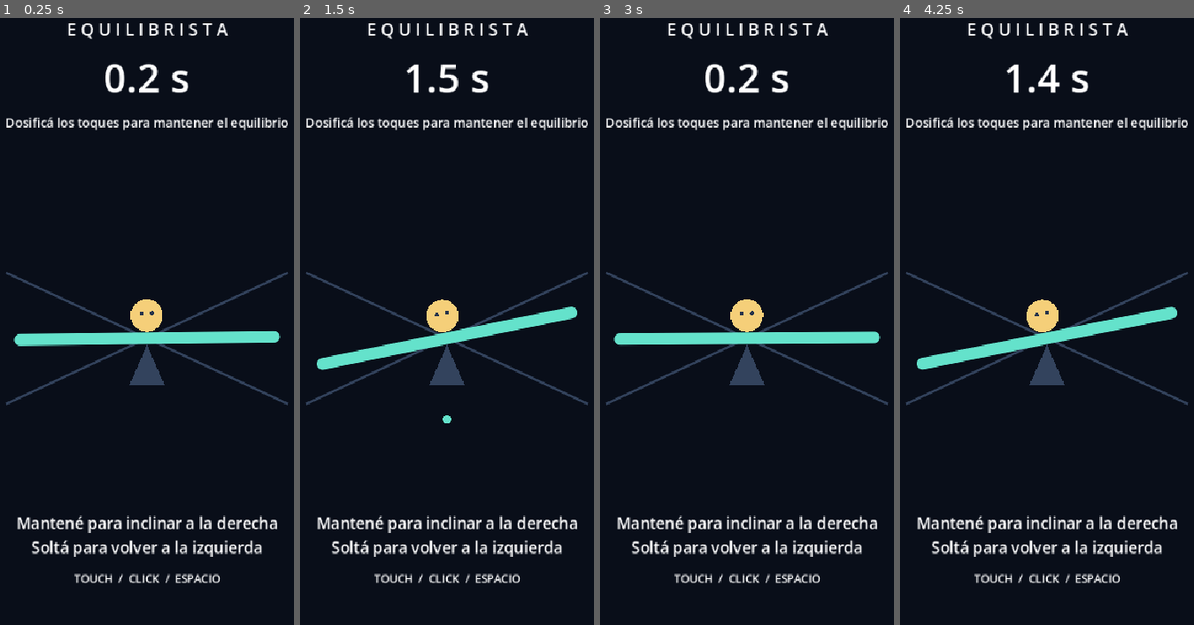
Above: before the commit, frames 1-4 (left to right).
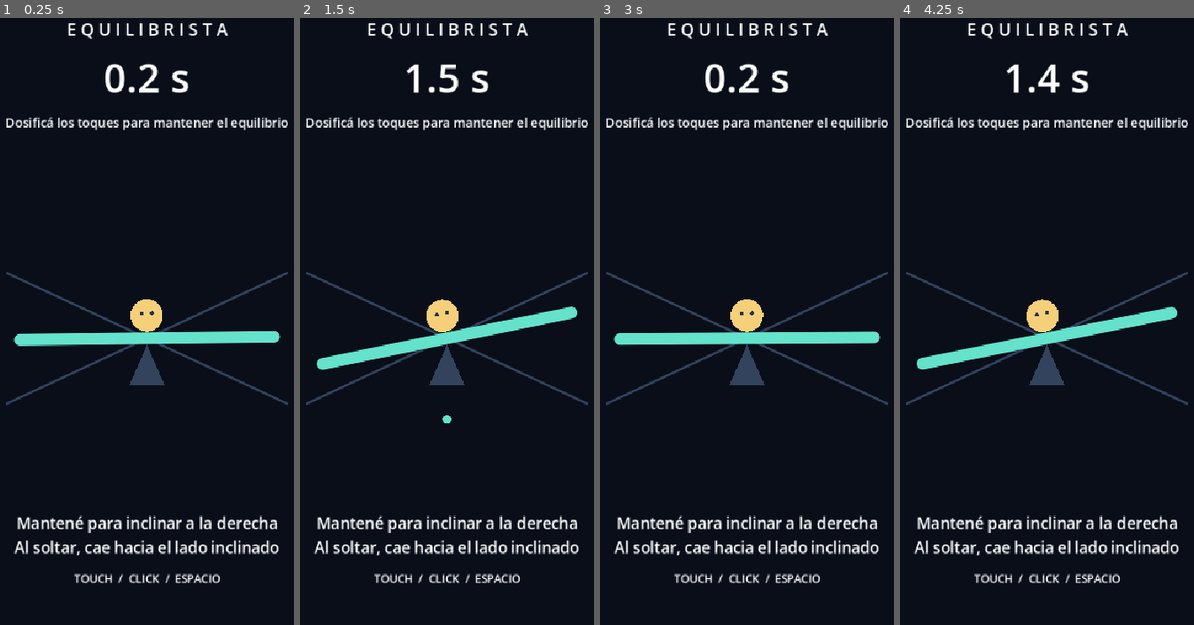
Above: after the commit, the same moments.

Repository: eze01061985/Equilibrista
Game: Godot game, scene res://scenes/game.tscn
The game is run twice, just before and just after one commit, with the same random seed, the same clock (stepped at 60 frames per second) and the same inputs.
Inputs (mouse positions are in pixels of both pictures, inside the frame that each line leads up to):
- Up to frame 1 (0.25 s): no input
- Up to frame 2 (1.5 s): tap Enter at 0.5 s; move the mouse to (535, 291) at 0.52 s; click (535, 291) at 0.67 s; tap Space at 0.77 s; move the mouse to (367, 357) at 1.27 s; click (367, 357) at 1.42 s
- Up to frame 3 (3 s): tap Space at 1.52 s; move the mouse to (788, 169) at 2.02 s; click (788, 169) at 2.17 s; click "Volver a intentar" at 2.75 s
- Up to frame 4 (4.25 s): move the mouse to (1026, 467) at 3.52 s; click (1026, 467) at 3.67 s; tap Space at 3.77 s

The runs differ from the first frame. In frame 1, 1.1% of the frame differs, in the area x 4-95%, y 86-89%; in frame 2, 1.1%; in frame 3, 1.1%; in frame 4, 1.1%.

Commit message:
Hacer que la inestabilidad siga el último lado de inclinación

Diff:
--- a/scripts/balance_model.gd
+++ b/scripts/balance_model.gd
@@ -5,17 +5,22 @@
 var angular_velocity: float = 0.0
 var survival_time: float = 0.0
 var is_game_over: bool = false
+var fall_direction: float = -1.0
 
 func reset() -> void:
 	angle_degrees = 0.0
 	angular_velocity = 0.0
 	survival_time = 0.0
 	is_game_over = false
+	fall_direction = -1.0
 
 func advance(delta: float, pressing: bool, settings: BalanceSettings) -> void:
 	if is_game_over:
 		return
-	var torque: float = -settings.natural_left_torque
+	# Al quedar exactamente horizontal, conservar el último lado de inclinación.
+	if angle_degrees != 0.0:
+		fall_direction = signf(angle_degrees)
+	var torque: float = fall_direction * settings.natural_torque
 	if pressing:
 		torque += settings.player_right_torque * settings.sensitivity
 	angular_velocity += torque * settings.acceleration * delta
--- a/scripts/balance_settings.gd
+++ b/scripts/balance_settings.gd
@@ -2,7 +2,7 @@
 extends Resource
 
 @export_range(1.0, 90.0, 0.5) var fall_limit_degrees: float = 25.0
-@export_range(0.1, 5.0, 0.05) var natural_left_torque: float = 1.0
+@export_range(0.1, 5.0, 0.05) var natural_torque: float = 1.0
 @export_range(0.1, 10.0, 0.05) var player_right_torque: float = 2.2
 @export_range(1.0, 120.0, 1.0) var acceleration: float = 24.0
 @export_range(0.1, 3.0, 0.05) var sensitivity: float = 1.0
--- a/scripts/game_ui.gd
+++ b/scripts/game_ui.gd
@@ -22,7 +22,7 @@
 	footer.offset_bottom = -40
 	footer.add_theme_constant_override("separation", 16)
 	add_child(footer)
-	status_label = _label("Mantené para inclinar a la derecha\nSoltá para volver a la izquierda", 21)
+	status_label = _label("Mantené para inclinar a la derecha\nAl soltar, cae hacia el lado inclinado", 21)
 	footer.add_child(status_label)
 	footer.add_child(_label("TOUCH  /  CLICK  /  ESPACIO", 15))
 	retry_button = Button.new()
@@ -38,7 +38,7 @@
 func update_run(time: float, game_over: bool) -> void:
 	timer_label.text = "%.1f s" % time
 	retry_button.visible = game_over
-	status_label.text = "Perdiste el equilibrio" if game_over else "Mantené para inclinar a la derecha\nSoltá para volver a la izquierda"
+	status_label.text = "Perdiste el equilibrio" if game_over else "Mantené para inclinar a la derecha\nAl soltar, cae hacia el lado inclinado"
 
 func _label(text: String, font_size: int) -> Label:
 	var label := Label.new()
--- a/tests/smoke_test.gd
+++ b/tests/smoke_test.gd
@@ -16,9 +16,29 @@
 		assert(model.survival_time == final_time, "El reloj debe detenerse")
 		model.reset()
 		assert(model.survival_time == 0.0 and model.angle_degrees == 0.0 and not model.is_game_over)
+	for side: float in [-1.0, 1.0]:
+		var released := BalanceModel.new()
+		released.angle_degrees = side * 5.0
+		released.advance(1.0 / 60.0, false, settings)
+		assert(released.angular_velocity * side > 0.0, "Soltar debe acelerar hacia el lado inclinado")
+		released.angle_degrees = 0.0
+		released.angular_velocity = 0.0
+		released.advance(1.0 / 60.0, false, settings)
+		assert(released.angular_velocity * side > 0.0, "Horizontal debe recordar el último lado")
+		released.reset()
+		released.advance(1.0 / 60.0, false, settings)
+		assert(released.angle_degrees < 0.0, "Reiniciar debe recuperar la caída inicial izquierda")
+	var overshoot := BalanceModel.new()
+	overshoot.angle_degrees = -5.0
+	for frame in range(60):
+		overshoot.advance(1.0 / 60.0, true, settings)
+	assert(overshoot.angle_degrees > 0.0 and not overshoot.is_game_over)
+	for frame in range(600):
+		overshoot.advance(1.0 / 60.0, false, settings)
+	assert(overshoot.is_game_over and overshoot.angle_degrees > 0.0, "Pasarse y soltar debe terminar en caída derecha")
 	var controlled := BalanceModel.new()
 	for frame in range(3600):
-		var correction: bool = controlled.angle_degrees + controlled.angular_velocity * 0.5 < 0.0
+		var correction: bool = controlled.angle_degrees + controlled.angular_velocity * 0.5 < -3.0
 		controlled.advance(1.0 / 60.0, correction, settings)
 	assert(not controlled.is_game_over, "Las correcciones deben permitir sostener el equilibrio")
 	var game: Control = load("res://scenes/game.tscn").instantiate()
Not shown, changed: README.md
